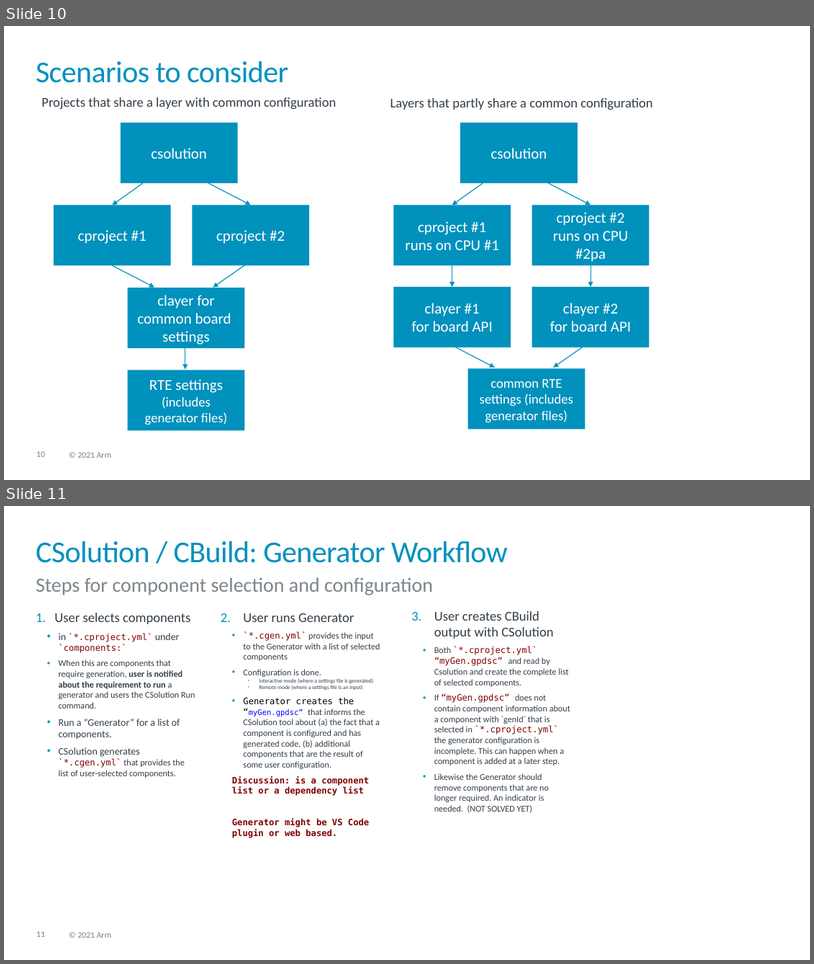
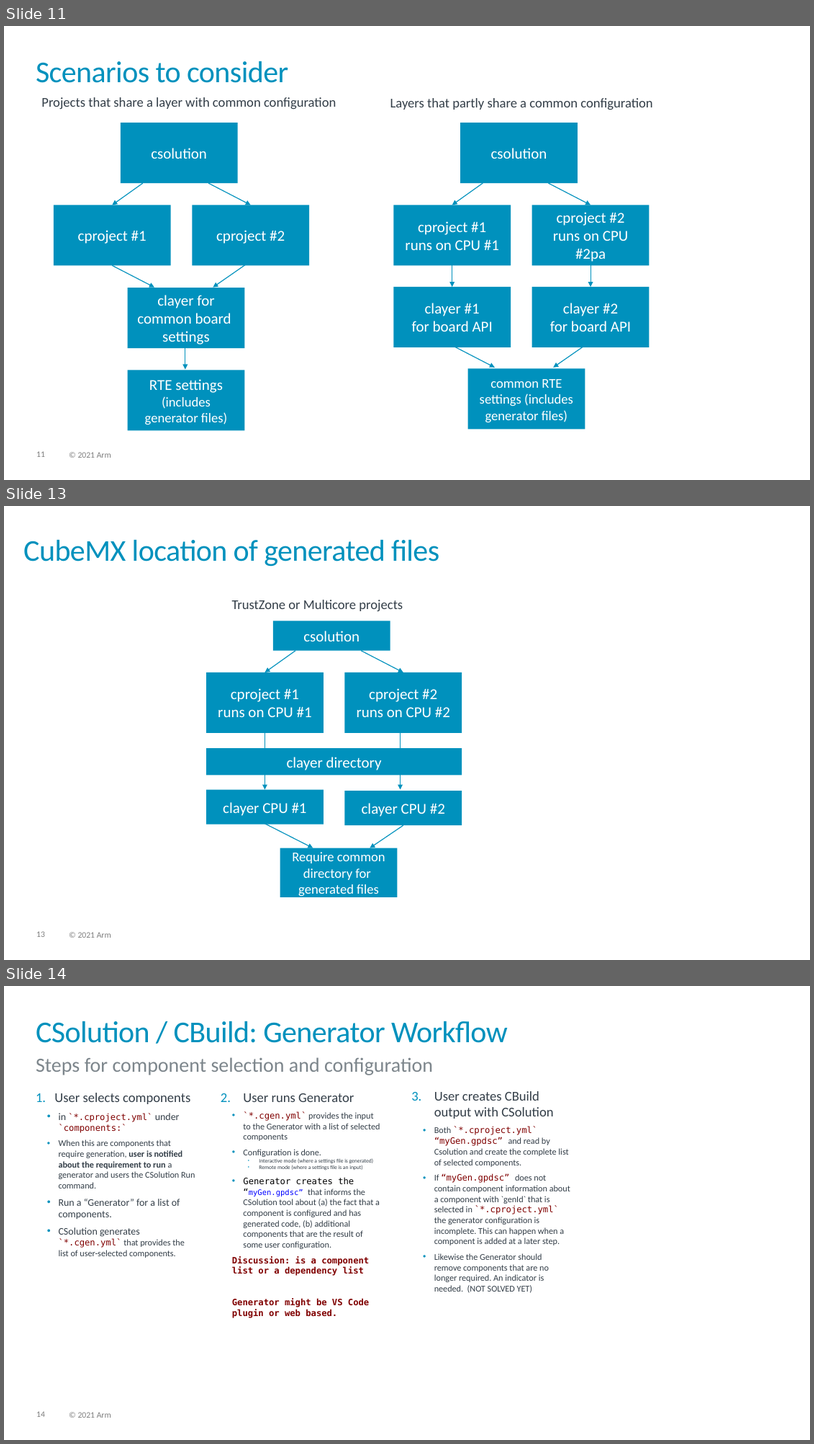
Before and after one commit to Open-CMSIS-Pack/devtools, a slide deck: tools/projmgr/docs/Manual/images/overview.pptx. Shown one above the other, each under a label of ours: slides 10 and 11 before the commit, slides 11, 13 and 14 after it; the slides between them are not shown. The pictures are 814x964 and 814x1444 pixels, drawn with LibreOffice and Linux fonts; fonts in the diff are those of the drawing. Boxes give left, top, right and bottom in pixels: in the first picture for what was removed or moved away, otherwise in the second. Text is boxed around its words. In the diff, an @@ line names an element or a change of style, - is before the commit and + after.

```diff
--- a/tools/projmgr/docs/Manual/images/overview.pptx
+++ b/tools/projmgr/docs/Manual/images/overview.pptx
@@ slide 13 added at <box>4,506,810,960</box>, background #FFFFFF; not listed: 2 template elements that a slide beside it also shows @@
@@ title added at <box>23,540,440,566</box>, 36 pt, text #0091BD @@
+CubeMX location of generated files
@@ text added at <box>232,600,403,611</box>, 16 pt, text #333E48 @@
+TrustZone or Multicore projects
@@ rectangle added at <box>273,621,391,651</box>, fill #0091BD, 18 pt, text #FFFFFF @@
+csolution
@@ arrow added from (296, 651) to (265, 672), #0091BD 1 pt @@
@@ arrow added from (362, 651) to (404, 672), #0091BD 1 pt @@
@@ rectangle added at <box>206,672,324,733</box>, fill #0091BD, 18 pt, text #FFFFFF @@
+cproject #1
+runs on CPU #1
@@ rectangle added at <box>345,672,463,733</box>, fill #0091BD, 18 pt, text #FFFFFF @@
+cproject #2
+runs on CPU #2
@@ arrow added from (265, 733) to (265, 790), #0091BD 1 pt @@
@@ arrow added from (400, 728) to (400, 790), #0091BD 1 pt @@
@@ rectangle added at <box>206,748,463,775</box>, fill #0091BD, 18 pt, text #FFFFFF @@
+clayer directory
@@ rectangle added at <box>206,790,324,824</box>, fill #0091BD, 18 pt, text #FFFFFF @@
+clayer CPU #1
@@ rectangle added at <box>345,790,463,825</box>, fill #0091BD, 18 pt, text #FFFFFF @@
+clayer CPU #2
@@ arrow added from (265, 824) to (313, 848), #0091BD 1 pt @@
@@ arrow added from (404, 826) to (370, 848), #0091BD 1 pt @@
@@ rectangle added at <box>280,848,398,897</box>, fill #0091BD, 16 pt, text #FFFFFF @@
+Require common directory for
+generated files
@@ what was slide 10 is now slide 11 @@
@@ page number at <box>36,451,45,457</box>: text changed @@
-10
+11
@@ what was slide 11 is now slide 14 @@
@@ page number at <box>36,1411,45,1417</box>: text changed @@
-11
+14
```
Also in this commit, not shown: 2 other slides added, 2 other files.
